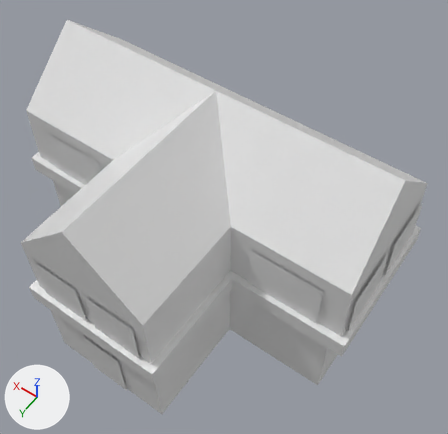
The FBX model URP Quang Binh v2/Assets/Assets/Meshes/New_Buildings/SM_Building_medium_04.fbx: old version first, new version second.
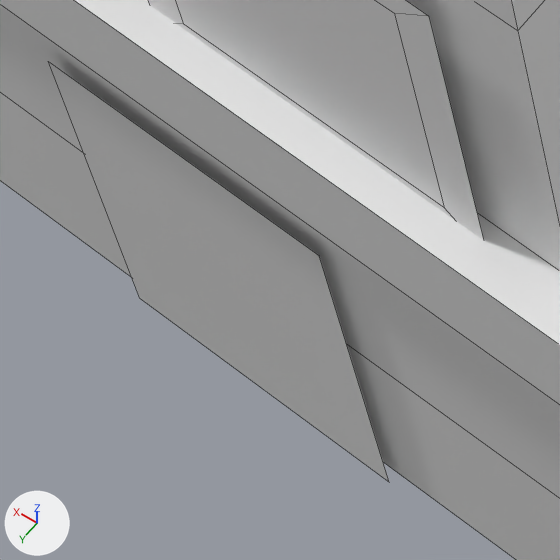
There are two pictures of each version: one whole from a 50 mm camera at (-11.06, 5.2, 21.32) aimed at (-3.42, -5.49, 4.52), one close up on the part from 17% to 33% of the width and 75% to 92% of the height. Arrows for +X, +Y and +Z are at lower left; the lights stay in place. The older version's two pictures come first. The close-ups show mesh edges as thin lines. Objects named as collision shapes, trigger or cutter boxes, shadow casters or lower levels of detail are left out. Where no turn or scale is listed for an object, it has been applied to the vertices.

Names of what the first close-up shows: 'SM_Building_medium_04_LOD0'.
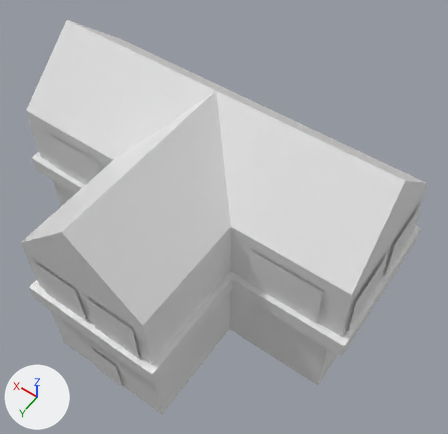
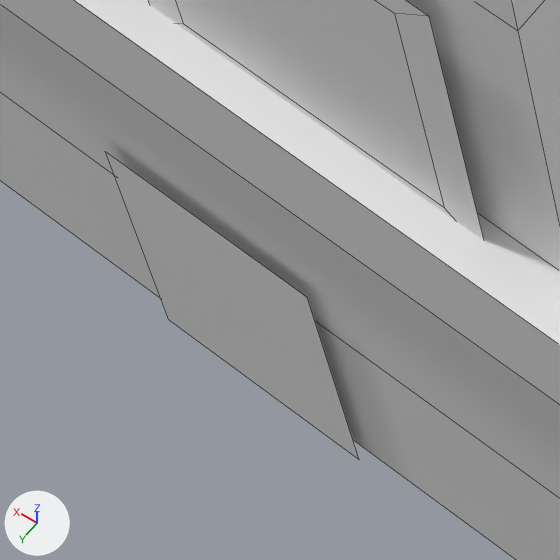
The newer file is also rescaled (x0.698) as a whole; pictures and numbers use the older file's frame.

What the commit changed:
me_cube_025 has 184 vertices, 135 faces and spans x -9.1..4.41, y -9.33..0.24, z 0.0..8.81.
me_cube_025 is used by ob_sm_building_medium_04_lod0; location (0.0, 0.0, 0.0).
Part 1, on me_cube_025:
Vertex 138 of me_cube_025 moves from (-1.55, 0.06, 0.0) at pixel (139, 298) to (-1.74, 0.06, 0.0) at pixel (168, 319).
Vertex 139 of me_cube_025 moves from (-3.14, 0.06, 0.0) at pixel (389, 482) to (-2.95, 0.06, 0.0) at pixel (359, 459).
Vertex 140 of me_cube_025 moves from (-1.55, 0.06, 2.46) at pixel (48, 61) to (-1.74, 0.06, 1.8) at pixel (105, 151).
Vertex 141 of me_cube_025 moves from (-3.14, 0.06, 2.46) at pixel (319, 255) to (-2.95, 0.06, 1.8) at pixel (307, 297).

Changed parts and their boxes [x1, y1, x2, y2] in the close-ups (560 x 560 px; the box of a moved part takes in the faces that stretch with it):
part 1 of me_cube_025, moved or reshaped
    before: [49, 62, 389, 481]
    after: [105, 151, 359, 459]
